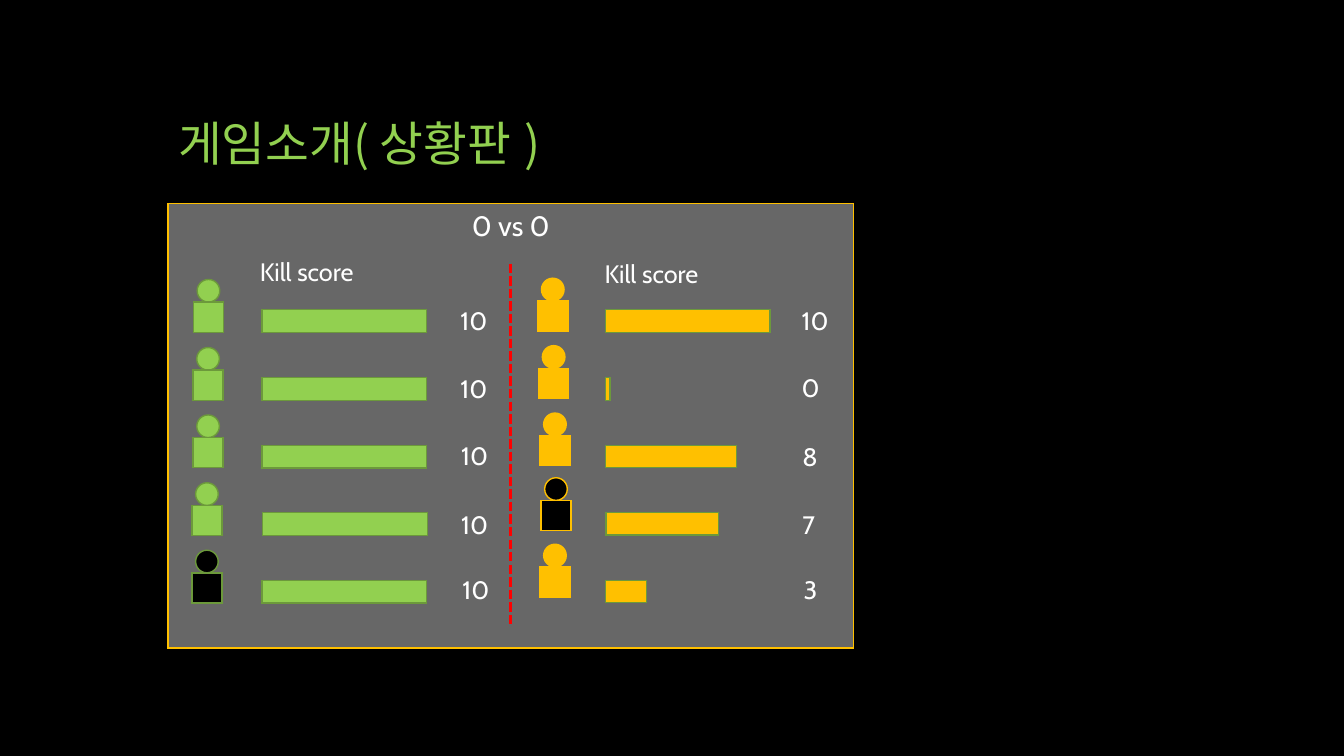
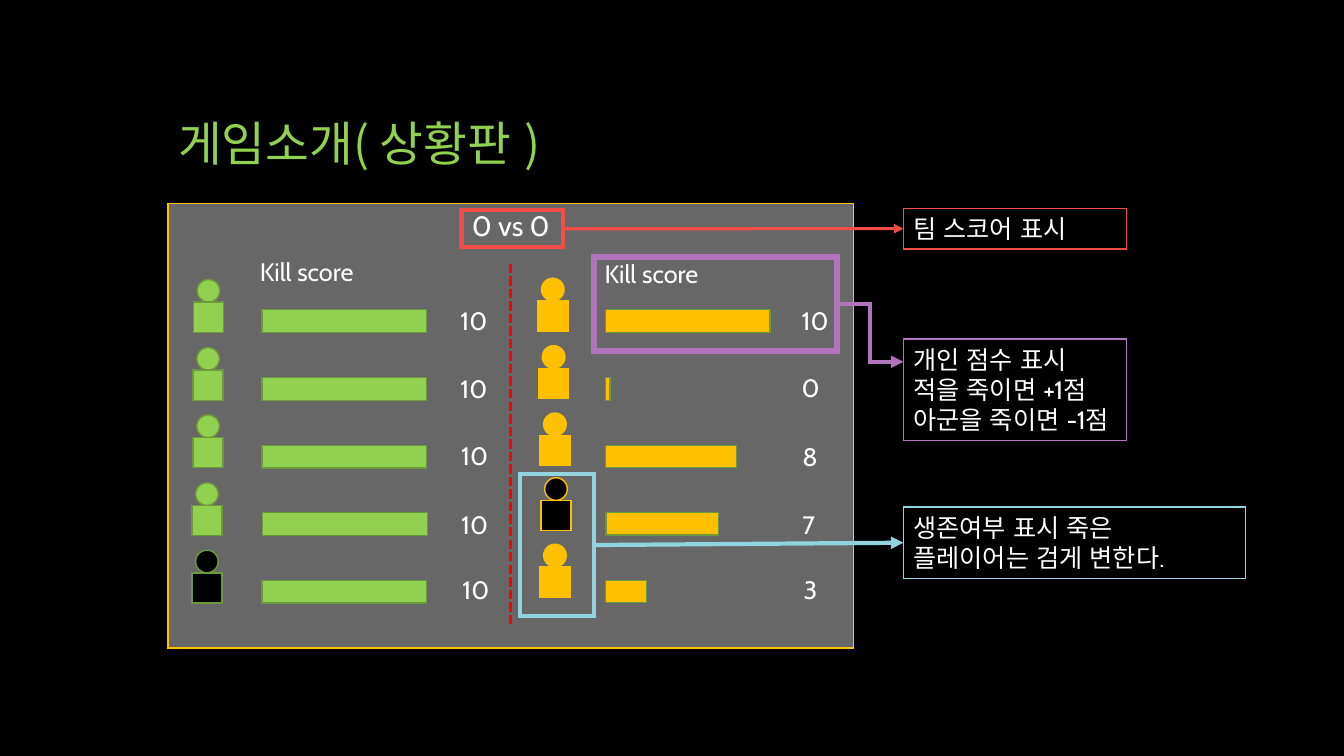
Before and after one commit to qwert830/SP, a slide deck: slide 8 of 기획/UTB (Unknown Team Battle).pptx (slide 7 before the commit). Drawn at 1344x756 pixels with LibreOffice and Linux fonts; fonts in the diff are those of the drawing. Boxes give left, top, right and bottom in pixels: in the first picture for what was removed or moved away, otherwise in the second. Text is boxed around its words. In the diff, an @@ line names an element or a change of style, - is before the commit and + after.

```diff
--- a/기획/UTB (Unknown Team Battle).pptx
+++ b/기획/UTB (Unknown Team Battle).pptx
@@ rectangle added at (x1=903, y1=209, x2=1126, y2=249), outline #F34D47 1 pt, 18 pt, text #FFFFFF @@
+팀 스코어 표시
@@ rectangle added at (x1=462, y1=211, x2=564, y2=248), outline #F34D47 3 pt @@
@@ arrow added from (564, 229) to (903, 229), #F34D47 2.25 pt @@
@@ rectangle added at (x1=594, y1=257, x2=837, y2=351), outline #B074BA 4.5 pt @@
@@ elbow arrow added from (837, 304) to (903, 362), #B074BA 3 pt @@
@@ rectangle added at (x1=903, y1=339, x2=1126, y2=441), outline #B074BA 1 pt, 18 pt, text #FFFFFF @@
+개인 점수 표시
+적을 죽이면 +1점
+아군을 죽이면 -1점
@@ rectangle added at (x1=520, y1=474, x2=594, y2=616), outline #91D4DD 3 pt @@
@@ rectangle added at (x1=903, y1=507, x2=1246, y2=579), outline #91D4DD 1 pt, 18 pt, text #FFFFFF @@
+생존여부 표시 죽은 플레이어는 검게 변한다.
@@ arrow added from (594, 545) to (903, 542), #91D4DD 3 pt @@
```
Also in this commit, not shown: 5 other slides changed, 1 slide added.
